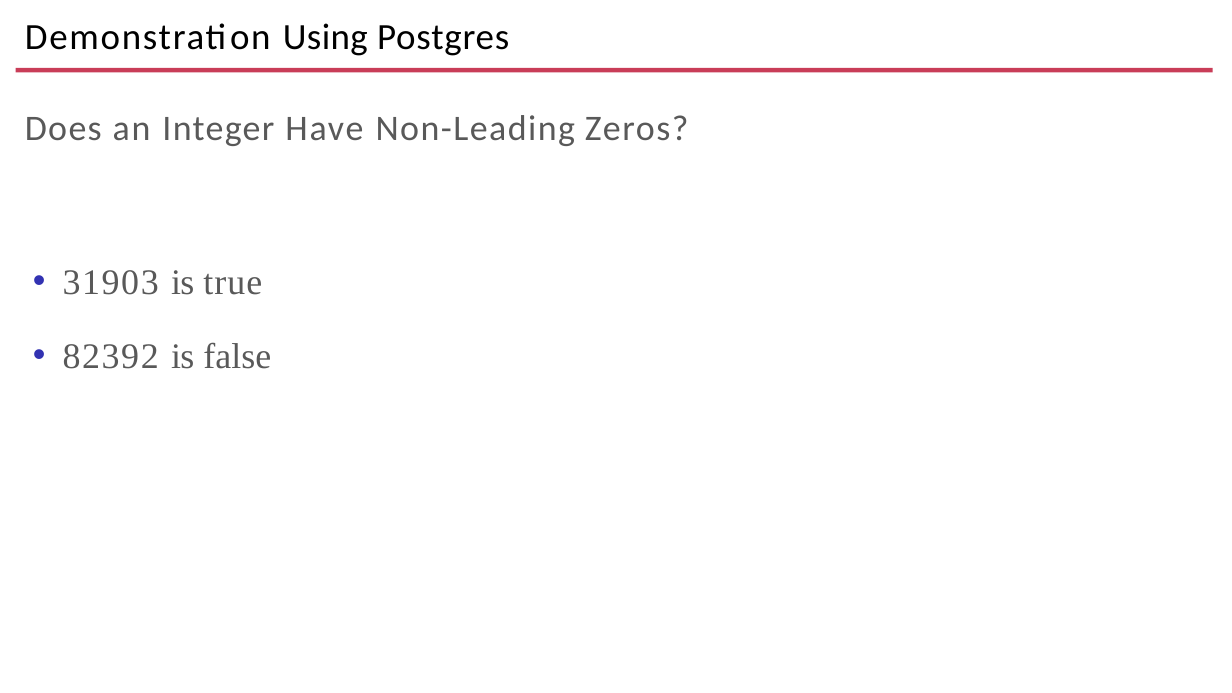
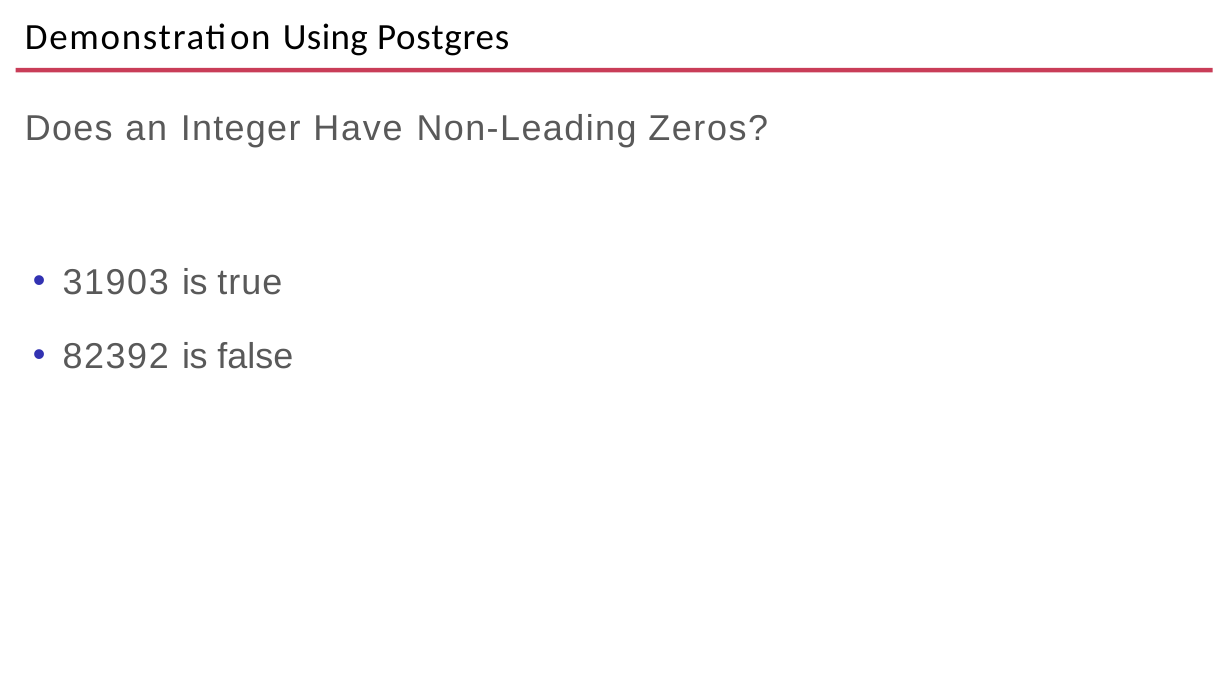
Before and after one commit to ibrarahmad/PostgreSQLTalks, a slide deck: slide 17 of Conferences/2022-Austin-Percona-Live/PL22-PostgreSQL-And-Artifical-Intelegence.pptx. Drawn at 1232x693 pixels with LibreOffice and Linux fonts; fonts in the diff are those of the drawing; background and template pictures are left out. Boxes give left, top, right and bottom in pixels: in the first picture for what was removed or moved away, otherwise in the second. Text is boxed around its words. In the diff, an @@ line names an element or a change of style, - is before the commit and + after.

```diff
--- a/Conferences/2022-Austin-Percona-Live/PL22-PostgreSQL-And-Artifical-Intelegence.pptx
+++ b/Conferences/2022-Austin-Percona-Live/PL22-PostgreSQL-And-Artifical-Intelegence.pptx
@@ text "Does an Integer Have Non-Leading ..." at (25,114,768,369): font Calibri to Arial in "Does an Integer Have Non-Leading Zeros?"; font Times New Roman to Arial in "31903 is true", "82392 is false" @@
```
Also in this commit, not shown: 7 other slides changed.
